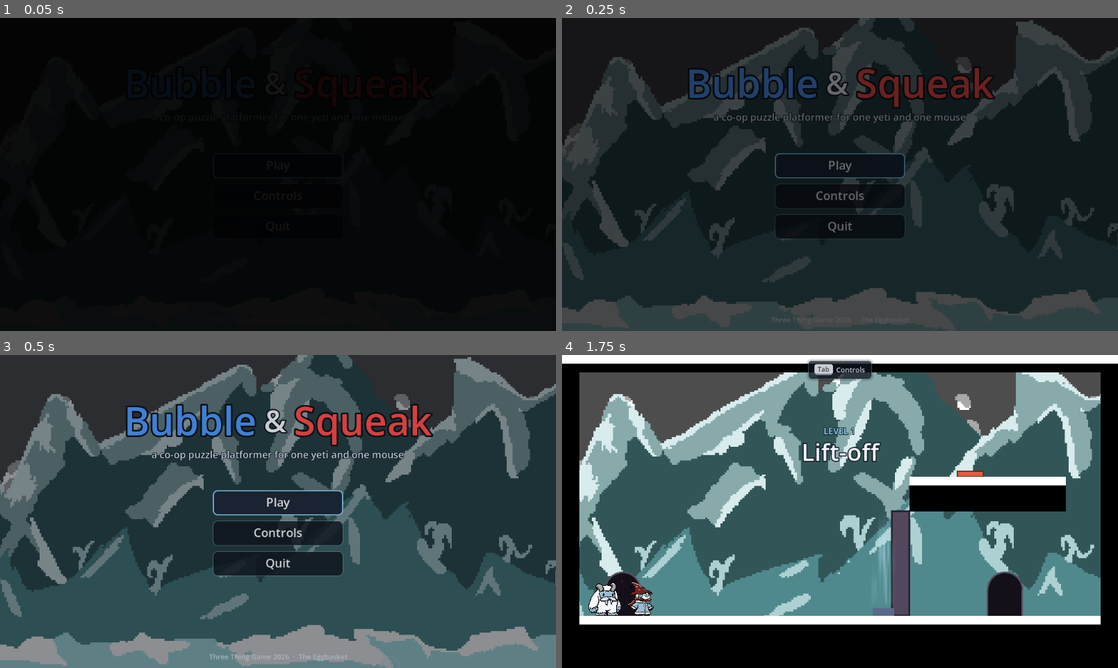
Above: before the commit, frames 1-4 (two rows, left to right).
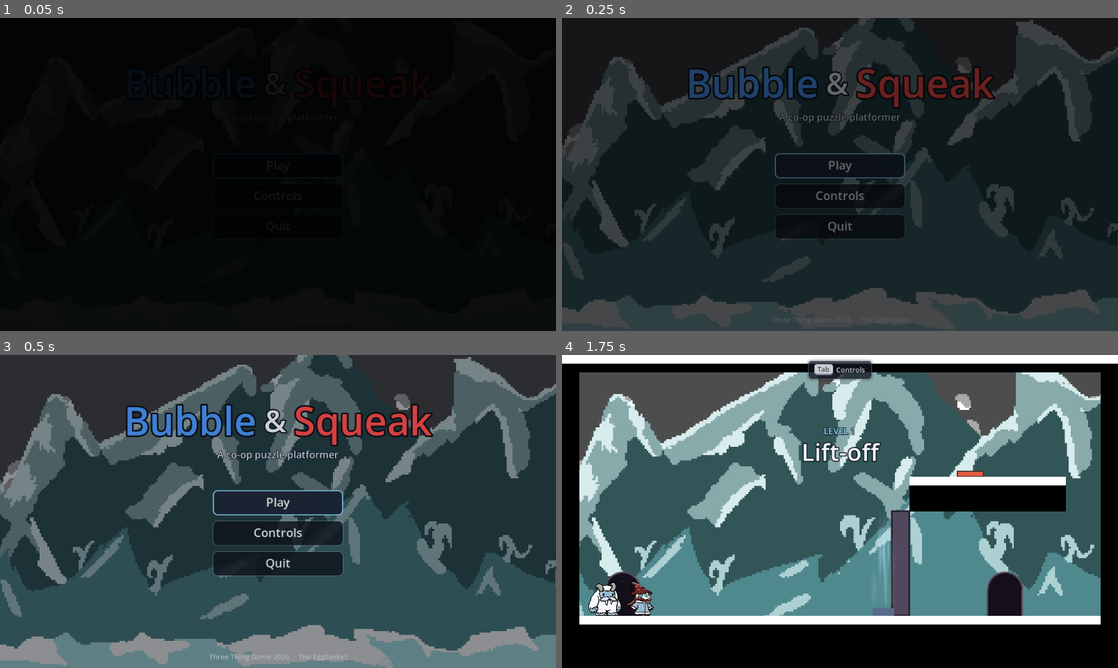
Above: after the commit, the same moments.

Repository: Michael-K-Williams/The-Eggbasket---ThreeThingGameSubmission2026
Game: Godot game, scene res://Scenes/main_menu.tscn
Same seed, same stepped clock (60 frames per second), same inputs: the game is played once before the commit and once after it.
Inputs:
- Up to frame 1 (0.05 s): no input
- Up to frame 2 (0.25 s): no input
- Up to frame 3 (0.5 s): no input
- Up to frame 4 (1.75 s): click "Play" at 0.5 s; hold Tab (toggle_controls) from 1.28 s (still down)

The runs differ from the first frame. In frame 2, 0.4% of the frame differs, in the area x 27-73%, y 30-34%; in frame 3, 0.6%; in frame 4, nothing differs.

Commit message:
Main menu subtitle: 'A co-op puzzle platformer'

Diff:
--- a/bubble-&-squeak-/Scenes/main_menu.tscn
+++ b/bubble-&-squeak-/Scenes/main_menu.tscn
@@ -541,38 +541,38 @@
 
 [node name="Bubble" type="Label" parent="Title/Names" unique_id=2133236393]
 layout_mode = 2
-theme_override_font_sizes/font_size = 72
 theme_override_colors/font_color = Color(0.3, 0.6, 1, 1)
 theme_override_colors/font_outline_color = Color(0.05, 0.07, 0.1, 1)
 theme_override_constants/outline_size = 12
+theme_override_font_sizes/font_size = 72
 text = "Bubble"
 horizontal_alignment = 1
 
 [node name="And" type="Label" parent="Title/Names" unique_id=1322918933]
 layout_mode = 2
-theme_override_font_sizes/font_size = 56
 theme_override_colors/font_color = Color(0.95, 0.97, 1, 1)
 theme_override_colors/font_outline_color = Color(0.05, 0.07, 0.1, 1)
 theme_override_constants/outline_size = 9
+theme_override_font_sizes/font_size = 56
 text = "&"
 horizontal_alignment = 1
 
 [node name="Squeak" type="Label" parent="Title/Names" unique_id=794290294]
 layout_mode = 2
-theme_override_font_sizes/font_size = 72
 theme_override_colors/font_color = Color(1, 0.3, 0.3, 1)
 theme_override_colors/font_outline_color = Color(0.05, 0.07, 0.1, 1)
 theme_override_constants/outline_size = 12
+theme_override_font_sizes/font_size = 72
 text = "Squeak"
 horizontal_alignment = 1
 
 [node name="Subtitle" type="Label" parent="Title" unique_id=1408705155]
 layout_mode = 2
-theme_override_font_sizes/font_size = 18
 theme_override_colors/font_color = Color(0.85, 0.92, 1, 1)
 theme_override_colors/font_outline_color = Color(0.05, 0.07, 0.1, 1)
 theme_override_constants/outline_size = 4
-text = "a co-op puzzle platformer for one yeti and one mouse"
+theme_override_font_sizes/font_size = 18
+text = "A co-op puzzle platformer"
 horizontal_alignment = 1
 
 [node name="Buttons" type="VBoxContainer" parent="." unique_id=1526326315]
@@ -710,8 +710,8 @@
 
 [node name="Label" type="Label" parent="ControlsOverlay/Centre/Column/Cards/BubbleCard/Rows/Move/Keys/KeyA" unique_id=1478532076]
 layout_mode = 2
-theme_override_font_sizes/font_size = 12
-theme_override_colors/font_color = Color(0.12, 0.13, 0.17, 1)
+theme_override_colors/font_color = Color(0.12, 0.13, 0.17, 1)
+theme_override_font_sizes/font_size = 12
 text = "A"
 
 [node name="KeyD" type="PanelContainer" parent="ControlsOverlay/Centre/Column/Cards/BubbleCard/Rows/Move/Keys" unique_id=416863163]
@@ -722,14 +722,14 @@
 
 [node name="Label" type="Label" parent="ControlsOverlay/Centre/Column/Cards/BubbleCard/Rows/Move/Keys/KeyD" unique_id=6307780]
 layout_mode = 2
-theme_override_font_sizes/font_size = 12
-theme_override_colors/font_color = Color(0.12, 0.13, 0.17, 1)
+theme_override_colors/font_color = Color(0.12, 0.13, 0.17, 1)
+theme_override_font_sizes/font_size = 12
 text = "D"
 
 [node name="Action" type="Label" parent="ControlsOverlay/Centre/Column/Cards/BubbleCard/Rows/Move" unique_id=843452337]
 layout_mode = 2
-theme_override_font_sizes/font_size = 13
 theme_override_colors/font_color = Color(0.92, 0.94, 0.98, 1)
+theme_override_font_sizes/font_size = 13
 text = "Move"
 
 [node name="Jump" type="HBoxContainer" parent="ControlsOverlay/Centre/Column/Cards/BubbleCard/Rows" unique_id=157896472]
@@ -751,14 +751,14 @@
 
 [node name="Label" type="Label" parent="ControlsOverlay/Centre/Column/Cards/BubbleCard/Rows/Jump/Keys/KeyW" unique_id=19734019]
 layout_mode = 2
-theme_override_font_sizes/font_size = 12
-theme_override_colors/font_color = Color(0.12, 0.13, 0.17, 1)
+theme_override_colors/font_color = Color(0.12, 0.13, 0.17, 1)
+theme_override_font_sizes/font_size = 12
 text = "W"
 
 [node name="Action" type="Label" parent="ControlsOverlay/Centre/Column/Cards/BubbleCard/Rows/Jump" unique_id=2128703713]
 layout_mode = 2
-theme_override_font_sizes/font_size = 13
 theme_override_colors/font_color = Color(0.92, 0.94, 0.98, 1)
+theme_override_font_sizes/font_size = 13
 text = "Jump"
 
 [node name="Blowabubble" type="HBoxContainer" parent="ControlsOverlay/Centre/Column/Cards/BubbleCard/Rows" unique_id=727526779]
@@ -780,14 +780,14 @@
 
 [node name="Label" type="Label" parent="ControlsOverlay/Centre/Column/Cards/BubbleCard/Rows/Blowabubble/Keys/KeyQ" unique_id=447580124]
 layout_mode = 2
-theme_override_font_sizes/font_size = 12
-theme_override_colors/font_color = Color(0.12, 0.13, 0.17, 1)
+theme_override_colors/font_color = Color(0.12, 0.13, 0.17, 1)
+theme_override_font_sizes/font_size = 12
 text = "Q"
 
 [node name="Action" type="Label" parent="ControlsOverlay/Centre/Column/Cards/BubbleCard/Rows/Blowabubble" unique_id=1674710802]
 layout_mode = 2
-theme_override_font_sizes/font_size = 13
 theme_override_colors/font_color = Color(0.92, 0.94, 0.98, 1)
+theme_override_font_sizes/font_size = 13
 text = "Blow a bubble"
 
 [node name="Use_pickup_throw" type="HBoxContainer" parent="ControlsOverlay/Centre/Column/Cards/BubbleCard/Rows" unique_id=1534723898]
@@ -809,14 +809,14 @@
 
 [node name="Label" type="Label" parent="ControlsOverlay/Centre/Column/Cards/BubbleCard/Rows/Use_pickup_throw/Keys/KeyF" unique_id=1634701824]
 layout_mode = 2
-theme_override_font_sizes/font_size = 12
-theme_override_colors/font_color = Color(0.12, 0.13, 0.17, 1)
+theme_override_colors/font_color = Color(0.12, 0.13, 0.17, 1)
+theme_override_font_sizes/font_size = 12
 text = "F"
 
 [node name="Action" type="Label" parent="ControlsOverlay/Centre/Column/Cards/BubbleCard/Rows/Use_pickup_throw" unique_id=593689052]
 layout_mode = 2
-theme_override_font_sizes/font_size = 13
 theme_override_colors/font_color = Color(0.92, 0.94, 0.98, 1)
+theme_override_font_sizes/font_size = 13
 text = "Use / pick up / throw"
 
 [node name="Holdtograbacube" type="HBoxContainer" parent="ControlsOverlay/Centre/Column/Cards/BubbleCard/Rows" unique_id=1613247395]
@@ -838,14 +838,14 @@
 
 [node name="Label" type="Label" parent="ControlsOverlay/Centre/Column/Cards/BubbleCard/Rows/Holdtograbacube/Keys/KeyLeftmouse" unique_id=1539589111]
 layout_mode = 2
-theme_override_font_sizes/font_size = 12
-theme_override_colors/font_color = Color(0.12, 0.13, 0.17, 1)
+theme_override_colors/font_color = Color(0.12, 0.13, 0.17, 1)
+theme_override_font_sizes/font_size = 12
 text = "Left mouse"
 
 [node name="Action" type="Label" parent="ControlsOverlay/Centre/Column/Cards/BubbleCard/Rows/Holdtograbacube" unique_id=41594854]
 layout_mode = 2
-theme_override_font_sizes/font_size = 13
 theme_override_colors/font_color = Color(0.92, 0.94, 0.98, 1)
+theme_override_font_sizes/font_size = 13
 text = "Hold to grab a cube"
 
 [node name="SqueakCard" type="PanelContainer" parent="ControlsOverlay/Centre/Column/Cards" unique_id=1984283402]
@@ -895,8 +895,8 @@
 
 [node name="Label" type="Label" parent="ControlsOverlay/Centre/Column/Cards/SqueakCard/Rows/Move/Keys/KeyLeft" unique_id=936804671]
 layout_mode = 2
-theme_override_font_sizes/font_size = 12
-theme_override_colors/font_color = Color(0.12, 0.13, 0.17, 1)
+theme_override_colors/font_color = Color(0.12, 0.13, 0.17, 1)
+theme_override_font_sizes/font_size = 12
 text = "Left"
 
 [node name="KeyRight" type="PanelContainer" parent="ControlsOverlay/Centre/Column/Cards/SqueakCard/Rows/Move/Keys" unique_id=132858718]
@@ -907,14 +907,14 @@
 
 [node name="Label" type="Label" parent="ControlsOverlay/Centre/Column/Cards/SqueakCard/Rows/Move/Keys/KeyRight" unique_id=1147009783]
 layout_mode = 2
-theme_override_font_sizes/font_size = 12
-theme_override_colors/font_color = Color(0.12, 0.13, 0.17, 1)
+theme_override_colors/font_color = Color(0.12, 0.13, 0.17, 1)
+theme_override_font_sizes/font_size = 12
 text = "Right"
 
 [node name="Action" type="Label" parent="ControlsOverlay/Centre/Column/Cards/SqueakCard/Rows/Move" unique_id=483207733]
 layout_mode = 2
-theme_override_font_sizes/font_size = 13
 theme_override_colors/font_color = Color(0.92, 0.94, 0.98, 1)
+theme_override_font_sizes/font_size = 13
 text = "Move"
 
 [node name="Jump" type="HBoxContainer" parent="ControlsOverlay/Centre/Column/Cards/SqueakCard/Rows" unique_id=548423682]
@@ -936,14 +936,14 @@
 
 [node name="Label" type="Label" parent="ControlsOverlay/Centre/Column/Cards/SqueakCard/Rows/Jump/Keys/KeyUp" unique_id=696030174]
 layout_mode = 2
-theme_override_font_sizes/font_size = 12
-theme_override_colors/font_color = Color(0.12, 0.13, 0.17, 1)
+theme_override_colors/font_color = Color(0.12, 0.13, 0.17, 1)
+theme_override_font_sizes/font_size = 12
 text = "Up"
 
 [node name="Action" type="Label" parent="ControlsOverlay/Centre/Column/Cards/SqueakCard/Rows/Jump" unique_id=1335094437]
 layout_mode = 2
-theme_override_font_sizes/font_size = 13
 theme_override_colors/font_color = Color(0.92, 0.94, 0.98, 1)
+theme_override_font_sizes/font_size = 13
 text = "Jump"
 
 [node name="Holdtoblowwind" type="HBoxContainer" parent="ControlsOverlay/Centre/Column/Cards/SqueakCard/Rows" unique_id=629351293]
@@ -965,14 +965,14 @@
 
 [node name="Label" type="Label" parent="ControlsOverlay/Centre/Column/Cards/SqueakCard/Rows/Holdtoblowwind/Keys/KeyRightShift" unique_id=1357018646]
 layout_mode = 2
-theme_override_font_sizes/font_size = 12
-theme_override_colors/font_color = Color(0.12, 0.13, 0.17, 1)
+theme_override_colors/font_color = Color(0.12, 0.13, 0.17, 1)
+theme_override_font_sizes/font_size = 12
 text = "Right Shift"
 
 [node name="Action" type="Label" parent="ControlsOverlay/Centre/Column/Cards/SqueakCard/Rows/Holdtoblowwind" unique_id=1931286000]
 layout_mode = 2
-theme_override_font_sizes/font_size = 13
 theme_override_colors/font_color = Color(0.92, 0.94, 0.98, 1)
+theme_override_font_sizes/font_size = 13
 text = "Hold to blow wind"
 
 [node name="Use_pickup_throw" type="HBoxContainer" parent="ControlsOverlay/Centre/Column/Cards/SqueakCard/Rows" unique_id=476974161]
@@ -994,14 +994,14 @@
 
 [node name="Label" type="Label" parent="ControlsOverlay/Centre/Column/Cards/SqueakCard/Rows/Use_pickup_throw/Keys/KeyEnter" unique_id=813049093]
 layout_mode = 2
-theme_override_font_sizes/font_size = 12
-theme_override_colors/font_color = Color(0.12, 0.13, 0.17, 1)
+theme_override_colors/font_color = Color(0.12, 0.13, 0.17, 1)
+theme_override_font_sizes/font_size = 12
 text = "Enter"
 
 [node name="Action" type="Label" parent="ControlsOverlay/Centre/Column/Cards/SqueakCard/Rows/Use_pickup_throw" unique_id=220102548]
 layout_mode = 2
-theme_override_font_sizes/font_size = 13
 theme_override_colors/font_color = Color(0.92, 0.94, 0.98, 1)
+theme_override_font_sizes/font_size = 13
 text = "Use / pick up / throw"
 
 [node name="Holdtograbacube" type="HBoxContainer" parent="ControlsOverlay/Centre/Column/Cards/SqueakCard/Rows" unique_id=1480139291]
@@ -1023,35 +1023,35 @@
 
 [node name="Label" type="Label" parent="ControlsOverlay/Centre/Column/Cards/SqueakCard/Rows/Holdtograbacube/Keys/KeyRightmouse" unique_id=900034594]
 layout_mode = 2
-theme_override_font_sizes/font_size = 12
-theme_override_colors/font_color = Color(0.12, 0.13, 0.17, 1)
+theme_override_colors/font_color = Color(0.12, 0.13, 0.17, 1)
+theme_override_font_sizes/font_size = 12
 text = "Right mouse"
 
 [node name="Action" type="Label" parent="ControlsOverlay/Centre/Column/Cards/SqueakCard/Rows/Holdtograbacube" unique_id=1989531222]
 layout_mode = 2
-theme_override_font_sizes/font_size = 13
 theme_override_colors/font_color = Color(0.92, 0.94, 0.98, 1)
+theme_override_font_sizes/font_size = 13
 text = "Hold to grab a cube"
 
 [node name="Help" type="Label" parent="ControlsOverlay/Centre/Column" unique_id=1920270356]
 layout_mode = 2
-theme_override_font_sizes/font_size = 13
 theme_override_colors/font_color = Color(0.8, 0.86, 0.94, 1)
+theme_override_font_sizes/font_size = 13
 text = "Both of you get into the cave and press use to move on.  Esc pauses, Tab shows these in a level."
 
 [node name="Back" type="Button" parent="ControlsOverlay/Centre/Column" unique_id=1743990592]
 custom_minimum_size = Vector2(240, 46)
 layout_mode = 2
 size_flags_horizontal = 4
-theme_override_styles/normal = SubResource("StyleBoxFlat_msuys")
-theme_override_styles/pressed = SubResource("StyleBoxFlat_aylim")
-theme_override_styles/hover = SubResource("StyleBoxFlat_y82t1")
-theme_override_styles/focus = SubResource("StyleBoxFlat_bmhhk")
 theme_override_colors/font_color = Color(0.95, 0.97, 1, 1)
 theme_override_colors/font_focus_color = Color(1, 1, 1, 1)
 theme_override_colors/font_pressed_color = Color(1, 1, 1, 1)
 theme_override_colors/font_hover_color = Color(1, 1, 1, 1)
 theme_override_font_sizes/font_size = 20
+theme_override_styles/normal = SubResource("StyleBoxFlat_msuys")
+theme_override_styles/pressed = SubResource("StyleBoxFlat_aylim")
+theme_override_styles/hover = SubResource("StyleBoxFlat_y82t1")
+theme_override_styles/focus = SubResource("StyleBoxFlat_bmhhk")
 text = "Back"
 
 [node name="Footer" type="Label" parent="." unique_id=617955914]
Not shown: 6 places in bubble-&-squeak-/Scenes/main_menu.tscn that only renumber resources
